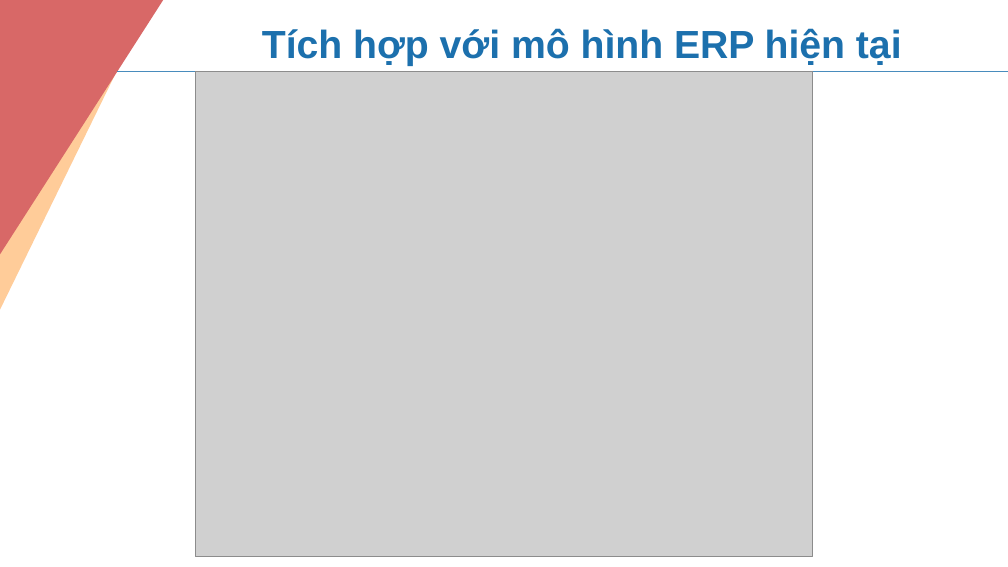
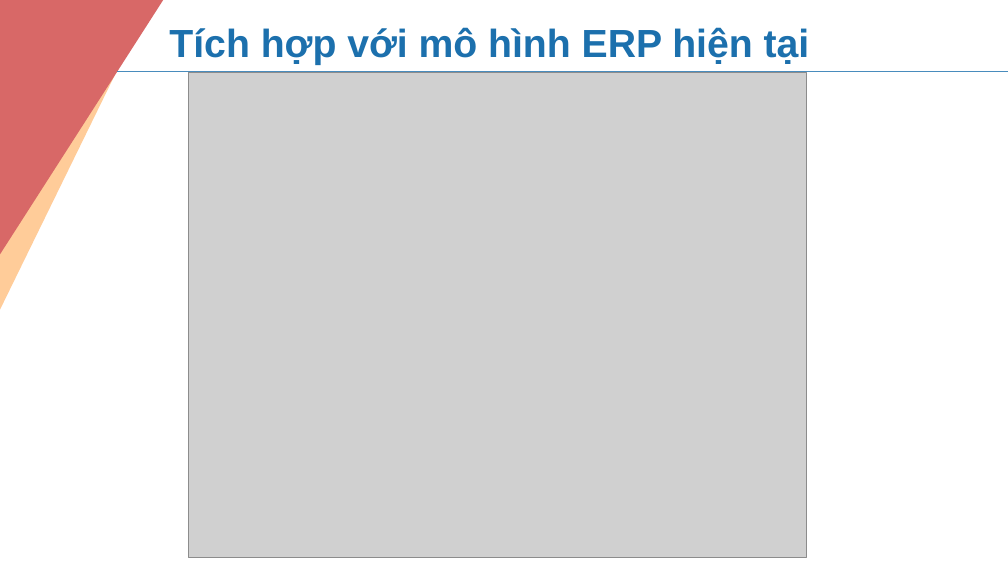
Before and after one commit to nccasia/codewar3, a slide deck: slide 3 of Document/Maianvat-Van.pptx. Drawn at 1008x567 pixels with LibreOffice and Linux fonts; fonts in the diff are those of the drawing; grey boxes stand for pictures. Boxes give left, top, right and bottom in pixels: in the first picture for what was removed or moved away, otherwise in the second. Text is boxed around its words. In the diff, an @@ line names an element or a change of style, - is before the commit and + after.

```diff
--- a/Document/Maianvat-Van.pptx
+++ b/Document/Maianvat-Van.pptx
@@ text "Tích hợp với mô hình ...": place and size @@
-text "Tích hợp với mô hình ..." at [262,28,902,66]
+text "Tích hợp với mô hình ..." at [169,27,810,65]
@@ picture: place and size @@
-picture at [196,72,813,556]
+picture at [188,73,806,557]
```
Also in this commit, not shown: 2 other slides changed, 8 other files.
